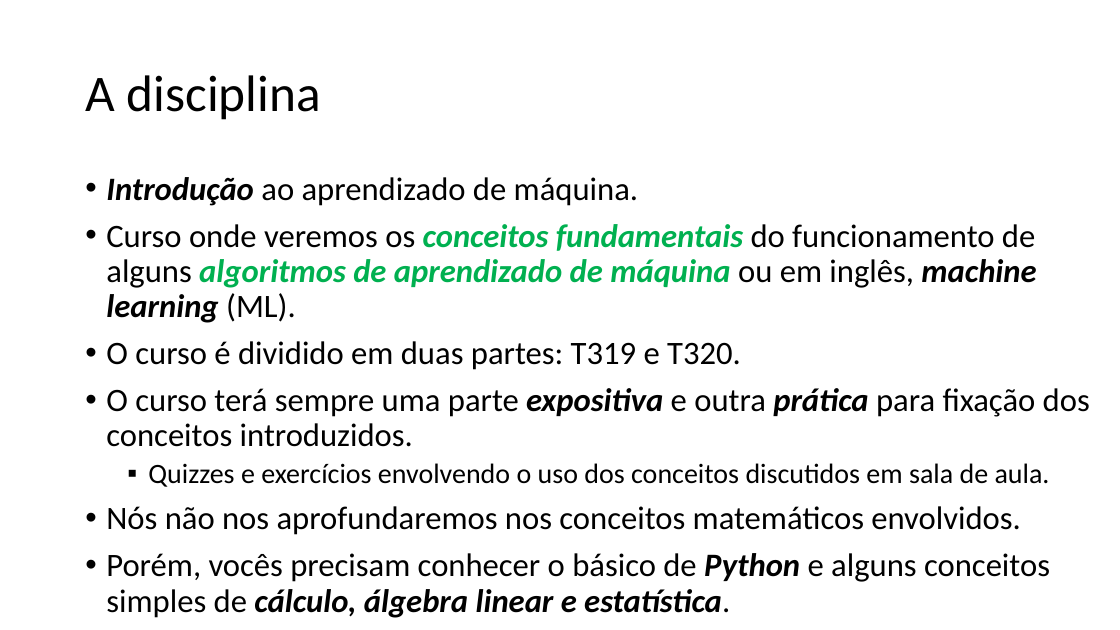
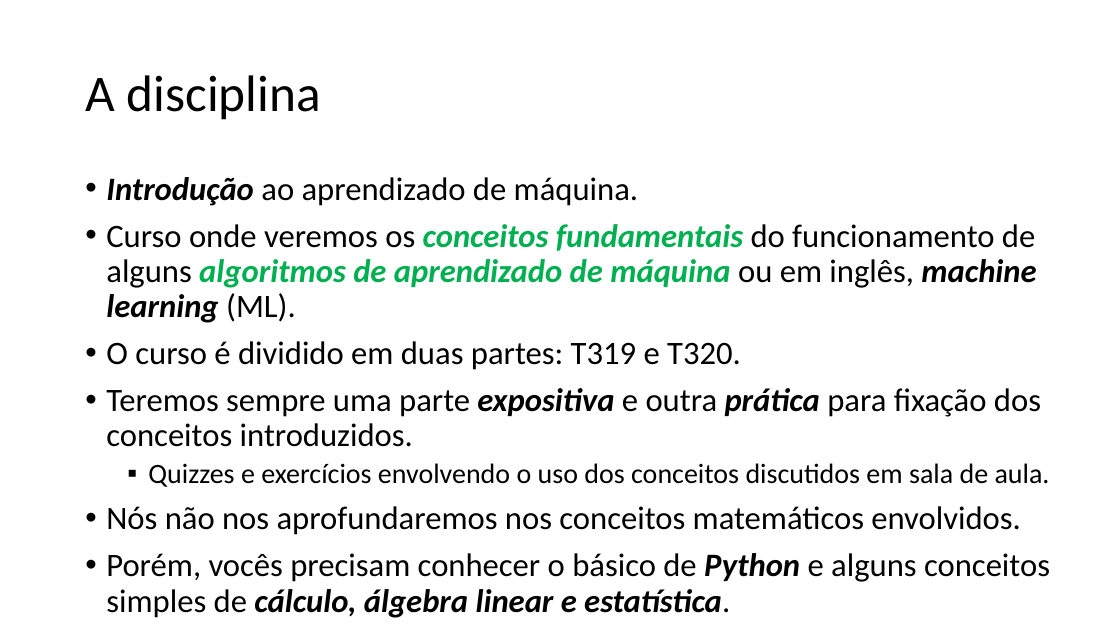
Before and after one commit to zz4fap/t319_aprendizado_de_maquina, a slide deck: slide 2 of slides/T319_Introdução.pptx. Drawn at 1120x630 pixels with LibreOffice and Linux fonts; fonts in the diff are those of the drawing. Boxes give left, top, right and bottom in pixels: in the first picture for what was removed or moved away, otherwise in the second. Text is boxed around its words. In the diff, an @@ line names an element or a change of style, - is before the commit and + after.

```diff
--- a/slides/T319_Introdução.pptx
+++ b/slides/T319_Introdução.pptx
@@ text at [106, 388, 1041, 447]: text changed @@
-• O curso terá sempre uma parte expositiva e outra prática para fixação dos
-  conceitos introduzidos.
+• Teremos sempre uma parte expositiva e outra prática para fixação dos
+  conceitos introduzidos.
```
Also in this commit, not shown: 21 other slides changed, 3 slides added, 5 slides removed, 1 other file.
